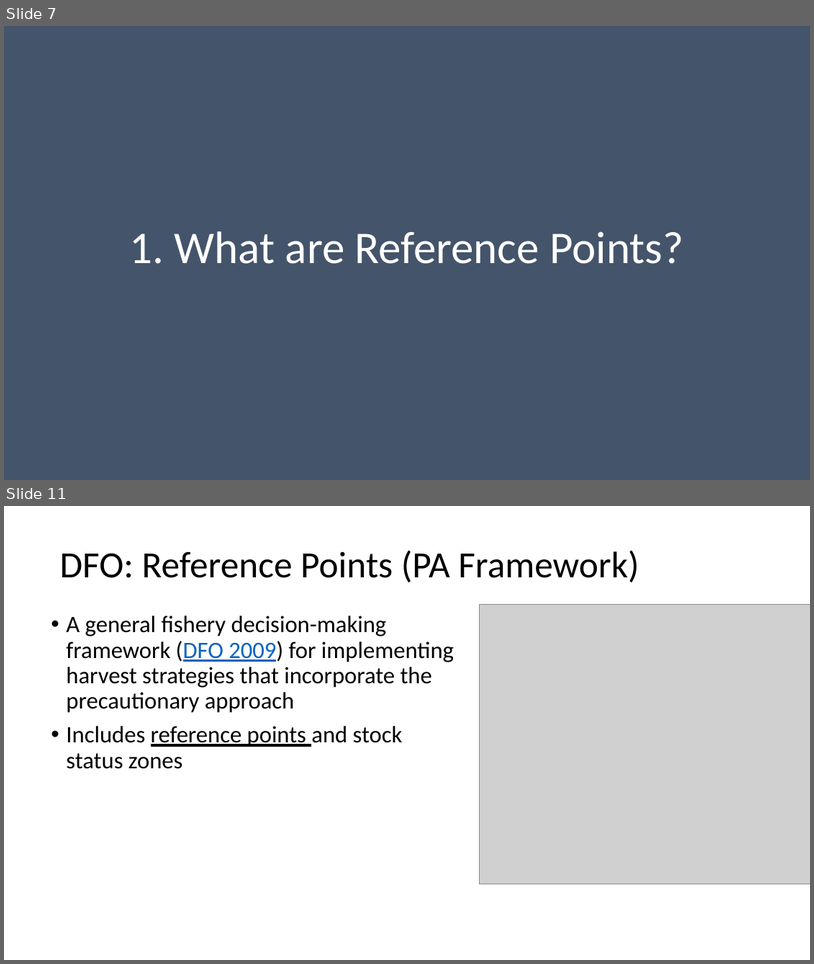
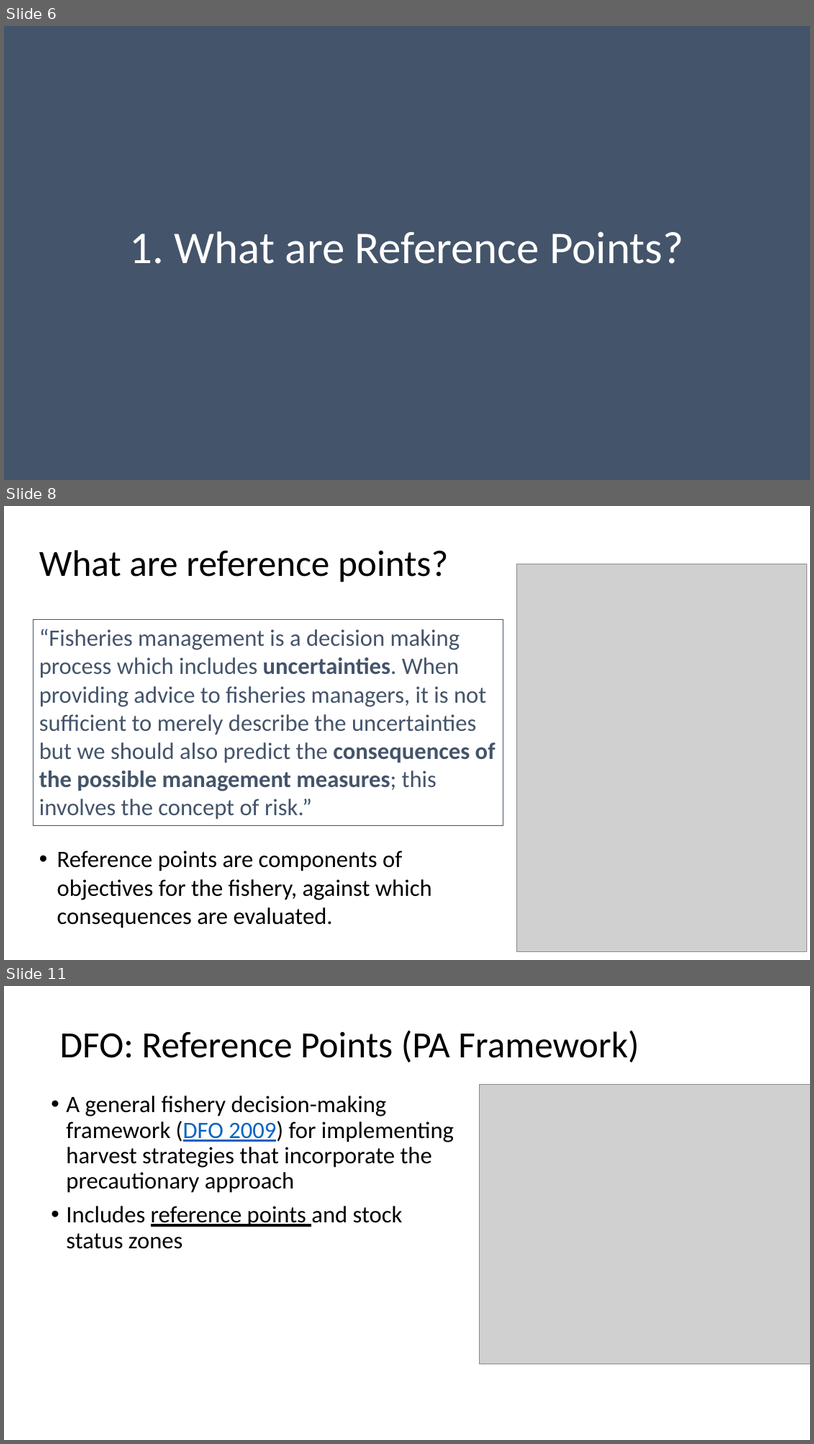
Before and after one commit to TESA-workshops/Ref-Pt-101, a slide deck: RefPt101_221109tb.pptx. Shown one above the other, each under a label of ours: slides 7 and 11 before the commit, slides 6, 8 and 11 after it; the slides between them are not shown. The pictures are 814x964 and 814x1444 pixels, drawn with LibreOffice and Linux fonts; fonts in the diff are those of the drawing; grey boxes stand for pictures. Boxes give left, top, right and bottom in pixels: in the first picture for what was removed or moved away, otherwise in the second. Text is boxed around its words. In the diff, an @@ line names an element or a change of style, - is before the commit and + after.

```diff
--- a/RefPt101_221109tb.pptx
+++ b/RefPt101_221109tb.pptx
@@ slide 8 added at (4, 506, 810, 960), background #FFFFFF @@
@@ title added at (39, 550, 448, 582), 44 pt, text #000000 @@
+What are reference points?
@@ picture added at (517, 564, 808, 951) @@
@@ rectangle added at (33, 620, 503, 826), outline #44546A 0.75 pt, 28 pt, text #44546A @@
+“Fisheries management is a decision making process which includes uncertainties. When providing advice to fisheries managers, it is not sufficient to merely describe the uncertainties but we should also predict the consequences of the possible management measures; this involves the concept of risk.”
@@ text added at (57, 850, 432, 928), 28 pt, text #000000 @@
+• Reference points are components of objectives for the fishery, against which consequences are evaluated.
@@ what was slide 7 is now slide 6 @@
```
Also in this commit, not shown: 11 slides changed, 5 other slides added, 4 slides removed.
